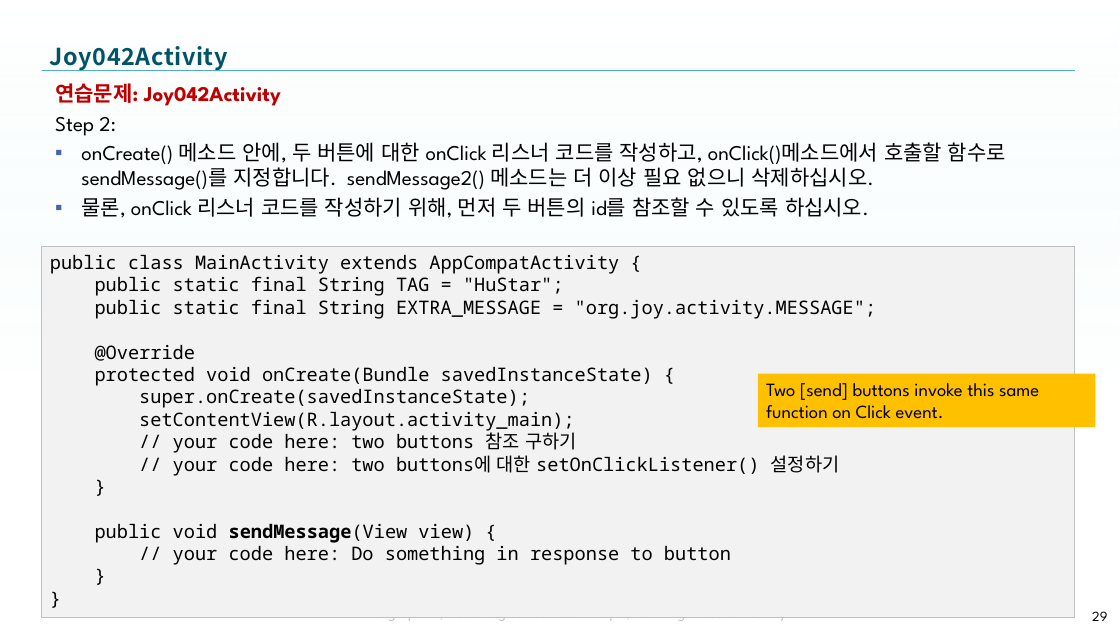
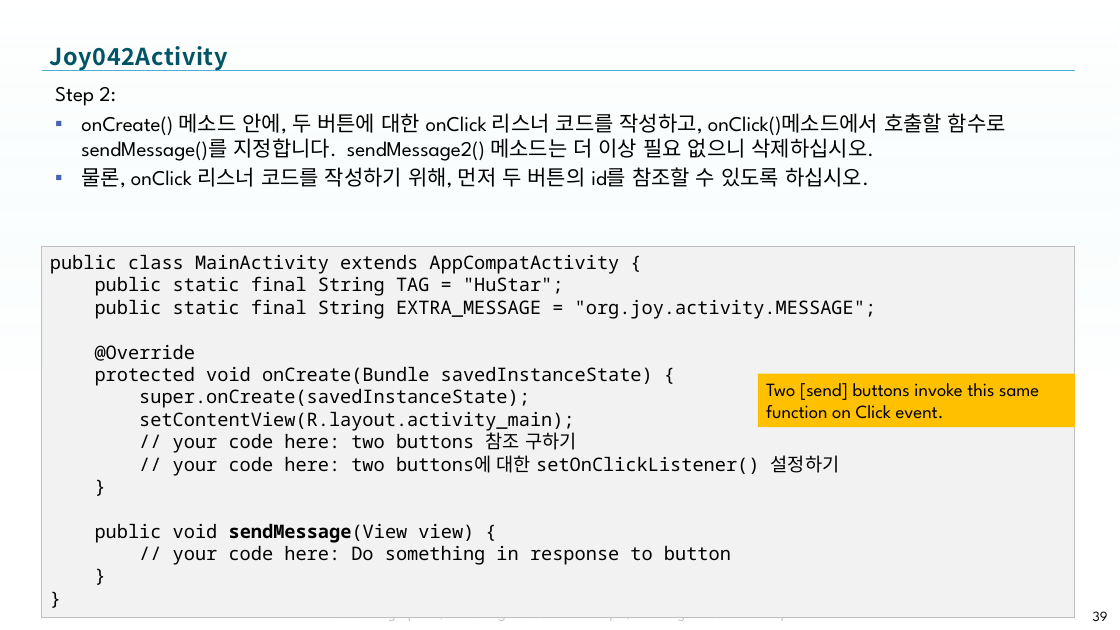
Before and after one commit to tae7841/HuStarAS, a slide deck: slide 39 of ppts/04Activity.pptx (slide 29 before the commit). Drawn at 1120x630 pixels with LibreOffice and Linux fonts; fonts in the diff are those of the drawing; background and template pictures are left out. Boxes give left, top, right and bottom in pixels: in the first picture for what was removed or moved away, otherwise in the second. Text is boxed around its words. In the diff, an @@ line names an element or a change of style, - is before the commit and + after.

```diff
--- a/ppts/04Activity.pptx
+++ b/ppts/04Activity.pptx
@@ text at [55, 83, 281, 106]: paragraph removed @@
-연습문제: Joy042Activity
@@ rectangle "Two [send] buttons invoke this ...": place and size @@
-rectangle "Two [send] buttons invoke this ..." at [758, 374, 1096, 428]
+rectangle "Two [send] buttons invoke this ..." at [758, 374, 1075, 428]
@@ page number at [1093, 611, 1108, 621]: text changed @@
-29
+39
```
Also in this commit, not shown: 11 other slides changed, 12 slides added.
